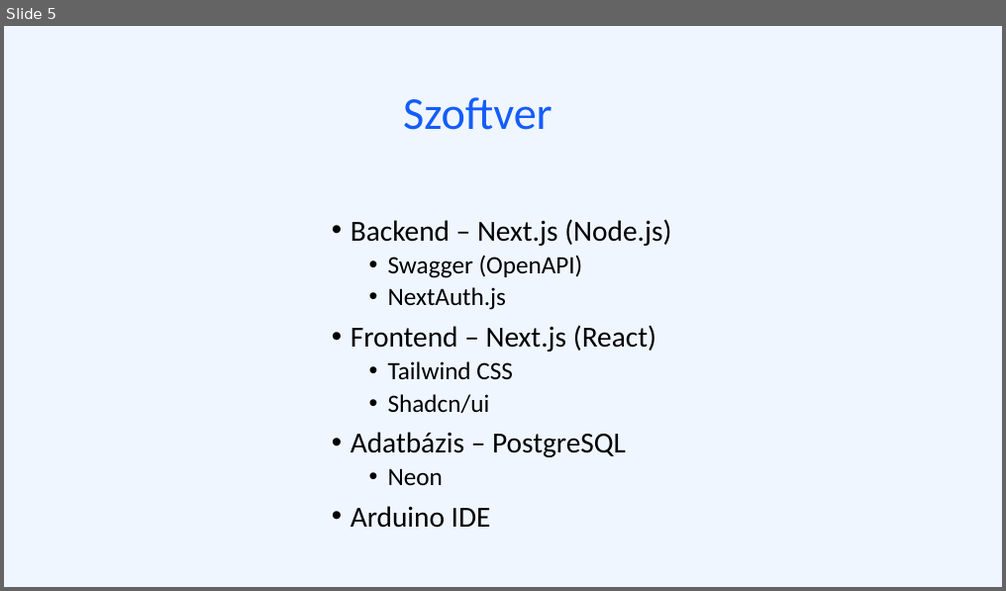
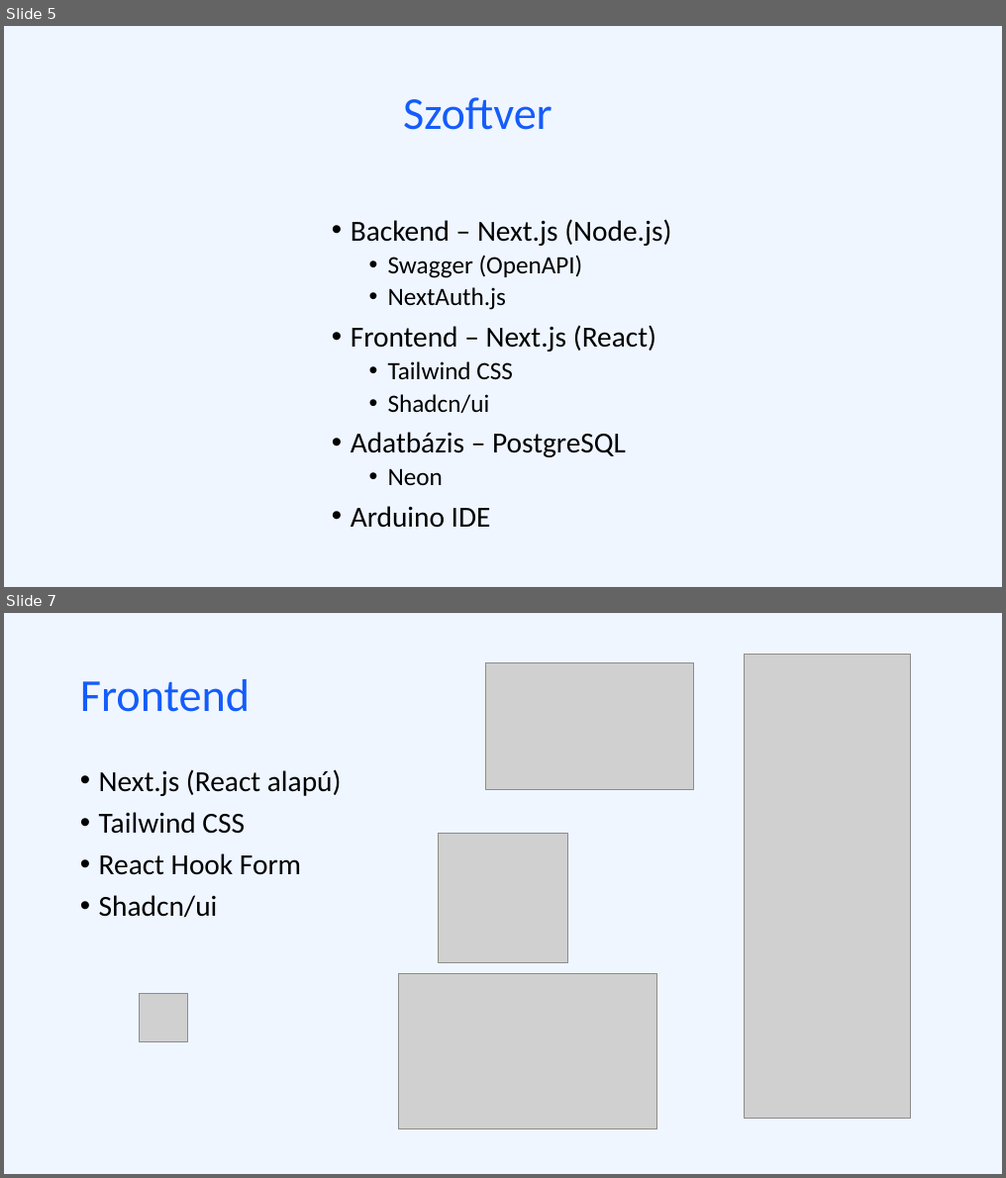
Before and after one commit to nagygabor123/vizsgaremek, a slide deck: Dokumentacio/Eloadas.pptx. Shown one above the other, each under a label of ours: slide 5 before the commit, slides 5 and 7 after it; the slides between them are not shown. The pictures are 1006x591 and 1006x1178 pixels, drawn with LibreOffice and Linux fonts; fonts in the diff are those of the drawing; grey boxes stand for pictures. Boxes give left, top, right and bottom in pixels: in the first picture for what was removed or moved away, otherwise in the second. Text is boxed around its words. In the diff, an @@ line names an element or a change of style, - is before the commit and + after.

```diff
--- a/Dokumentacio/Eloadas.pptx
+++ b/Dokumentacio/Eloadas.pptx
@@ slide 7 added at [4, 613, 1002, 1174], background #EFF6FF @@
@@ picture added at [486, 663, 694, 789] @@
@@ picture added at [745, 655, 910, 1118] @@
@@ title added at [80, 679, 250, 712], 44 pt, text #145CFC @@
+Frontend
@@ text added at [99, 769, 342, 918], 28 pt, text #000000 @@
+• Next.js (React alapú)
+• Tailwind CSS
+• React Hook Form
+• Shadcn/ui
@@ picture added at [439, 834, 567, 963] @@
@@ picture added at [139, 994, 187, 1043] @@
@@ picture added at [399, 973, 656, 1130] @@
```
Also in this commit, not shown: 8 slides changed, 1 other slide added, 2 slides removed.
